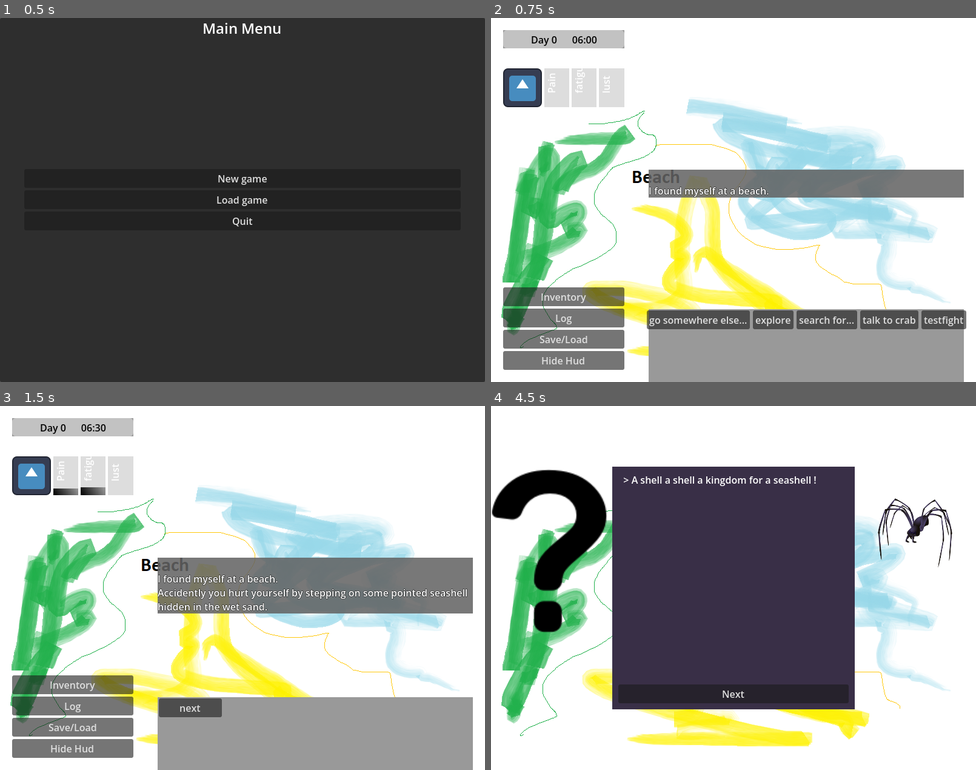
Above: before the commit, frames 1-4 (two rows, left to right).
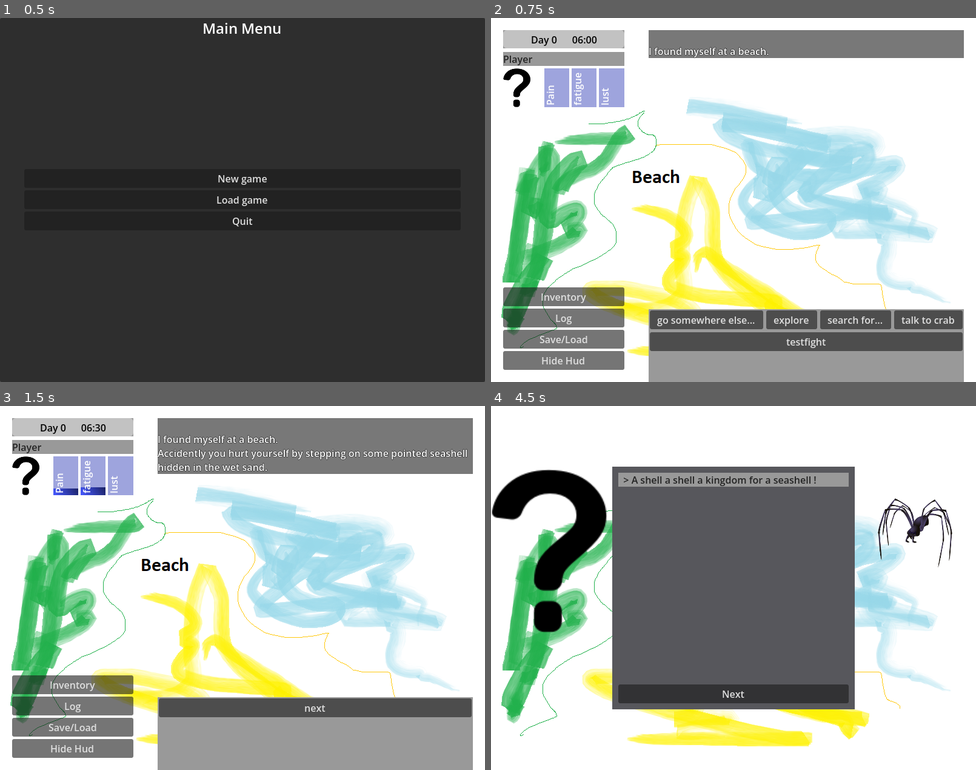
Above: after the commit, the same moments.

Repository: jackdarker/Octopant
Game: Godot game, scene res://ui/Loadingscreen.tscn
Two runs of this game, one before a commit and one after it. Both use one fixed random seed, a clock stepped at 60 frames per second and the inputs below. The engine's default icon, where the game draws it, is replaced by a stand-in: a white triangle on a blue panel in a dark square.
Inputs:
- Up to frame 1 (0.5 s): no input
- Up to frame 2 (0.75 s): click "New game" at 0.5 s
- Up to frame 3 (1.5 s): click "explore" at 1.25 s
- Up to frame 4 (4.5 s): click "next" at 2 s; click "search for..." at 2.75 s; click "back" at 3.5 s; click "talk to crab" at 4.25 s

Frame 1 is identical in both runs. In frame 2, 17% of the frame differs, in the area x 2-98%, y 3-92%; in frame 3, 25%; in frame 4, 31%, in the area x 25-75%, y 16-84%.

Commit message:
combat

Diff:
--- a/game/character/character.gd
+++ b/game/character/character.gd
@@ -2,14 +2,20 @@
 
 var location:String = ""
 var faction:String = ""
-var uniqueID:int = -1
-var ID:String = "Unknown"
+var uniqueID:String = ""		#name on screen like crab #5
+var ID:String = "Unknown":		# just crab
+	set(value):
+		if(ID!=value && value!=""):
+			uniqueID=value
+			ID=value
+
 var status:StatusList
 var effects:EffectsList
 var inventory:Inventory
 var outfit:Outfit
 var skills:Inventory
-var combatAI = null	#controlled by player if this is null
+var combatAI = null		#controlled by player if this is null
+var despawn:bool=false	#this was spawned in combat and should despawn
 
 func _init():
 	inventory=Inventory.new()
@@ -26,7 +32,12 @@
 	skills.addItem(GlobalRegistry.createSkill("Skill_Punch"))
 
 func getName()->String:
-	return (ID)
+	return (uniqueID)
+
+#override this !
+func getBustImage()->String:
+	return "res://assets/images/icons/ic_unknown.svg"
+
 
 func getStat(key)->Status:
 	return status.getItemByID(key)
@@ -47,15 +58,21 @@
 
 func loadData(data):
 	location=data["location"]
+	ID=data["id"]
+	uniqueID=data["uid"]
 	inventory.loadData(data["inv"])
 	outfit.loadData(data["outfit"])
-	status.loadData((data["status"]))
+	status.loadData(data["status"])
+	effects.loadData(data["effects"])
 
 func saveData()->Variant:
 	var data ={
+		"id":ID,
+		"uid":uniqueID,
 		"location":location,
 		"inv":inventory.saveData(),
 		"outfit":outfit.saveData(),
-		"status":status.saveData()
+		"status":status.saveData(),
+		"effects":effects.saveData(),
 	}
 	return(data)
--- a/game/character/player.gd
+++ b/game/character/player.gd
@@ -4,6 +4,7 @@
 func _init():
 	super()
 	self.ID="Player"
+	self.skills.addItem(GlobalRegistry.createSkill("Skill_Slash"))
 
 func post_sleep():
 	getStat(StatEnum.Pain).modify(-99999)
--- a/game/combat/combat_setup.gd
+++ b/game/combat/combat_setup.gd
@@ -7,5 +7,27 @@
 var playerParty:Array[Character]=[]
 var enemyParty:Array[Character]=[]
 
-var onStart:Callable = func():{}
-var onMoveSelect:Callable = func():{}
+var onStart:Callable = func():pass			#hook to display battle intro
+var onMoveSelect:Callable = func():pass
+var onVictory:Callable = defaultVictory			#hook to display battle outro
+var onDefeat:Callable = defaultDefeat			#hook to display battle outro
+var onSubmit:Callable = defaultDefeat			#hook to display battle outro
+var onFlee:Callable = defaultFlee			#hook to display battle outro
+
+static func defaultVictory(scene:CombatScene):
+	Global.hud.clearOutput()
+	Global.hud.clearInput()
+	Global.hud.say("You have won this fight")	#todo fetchloot
+	Global.hud.addButton("Next","",func():Global.main.removeScene(scene))
+
+static func defaultDefeat(scene:CombatScene):
+	Global.hud.clearOutput()
+	Global.hud.clearInput()
+	Global.hud.say("You lost")
+	Global.hud.addButton("Next","",func():Global.main.removeScene(scene))
+
+static func defaultFlee(scene:CombatScene):
+	Global.hud.clearOutput()
+	Global.hud.clearInput()
+	Global.hud.say("You succesfully escaped.")
+	Global.hud.addButton("Next","",func():Global.main.removeScene(scene))
--- a/game/main_scene.tscn
+++ b/game/main_scene.tscn
@@ -19,7 +19,6 @@
 
 [node name="TooltipSystem" parent="." instance=ExtResource("3_yrdys")]
 layer = 2
-visible = false
 
 [node name="WndPause" parent="." instance=ExtResource("3_w8ko4")]
 visible = false
--- a/game/status/effect.gd
+++ b/game/status/effect.gd
@@ -16,7 +16,7 @@
 var timeLast:int = 0	#the last time the effect was executed again
 var timeDelta:int = 0	#incremental count of seconds since timeLast
 
-var duration:int = 60*60	#after this time remove the effect
+var duration:int = 60*60	#after this time remove the effect; in turn for combat else in s
 
 #override this !
 func _init():
--- a/modules/default/character/mob_crab.gd
+++ b/modules/default/character/mob_crab.gd
@@ -4,3 +4,6 @@
 func _init():
 	super()
 	self.ID="Crab"
+
+func getBustImage()->String:
+	return("res://assets/images/chars/spider1.svg")
--- /dev/null
+++ b/modules/default/effect/eff_bleed.gd
@@ -0,0 +1,36 @@
+extends Effect
+
+func _init():
+	ID="eff_bleed"
+	duration=3
+
+# combat-only effects are removed post-combat
+func isCombatOnly()->bool:
+	return true
+
+func processCombatTurn(_contex = {}):
+	@warning_ignore("integer_division")
+	character.status.getItemByID(StatEnum.Pain).modify(5)
+	timeLast=timeDelta+timeLast
+	duration-=1
+	changed.emit(ID)
+
+	if duration<=0:
+		destroyMe()
+
+func onFightStart(_contex = {}):
+	pass
+
+func onFightEnd(_contex = {}):
+	destroyMe()
+
+
+func onApply():
+	changed.emit(ID)
+
+func combine(_newEffect:Effect)->Effect:
+	self.duration+=_newEffect.duration
+	return self
+
+func getDescription()->String:
+	return("bleeding for "+str(duration)+" turns")
--- /dev/null
+++ b/modules/default/skill/skill_slash.gd
@@ -0,0 +1,21 @@
+extends Skill
+
+func _init():
+	super()
+	ID="Skill_Slash"
+
+func getName()->String:
+	return "Slash"
+
+func getDescription()->String:
+	return "Cut them with your weapon."
+
+func canUseInCombat()->bool:
+	return true
+
+func applyAction(_action:String,_target:Character):
+	var _res=Result.create(true,"")
+	_target.getStat(StatEnum.Pain).modify(15)
+	GlobalRegistry.createEffect("eff_bleed").applyTo(_target)
+	_res.Msg=user.getName() +" hits " + _target.getName()
+	Global.hud.say(_res.Msg)
--- a/theme.tres
+++ b/theme.tres
@@ -1,7 +1,16 @@
-[gd_resource type="Theme" load_steps=2 format=3 uid="uid://tpolvb2u4itl"]
+[gd_resource type="Theme" load_steps=4 format=3 uid="uid://tpolvb2u4itl"]
 
 [sub_resource type="StyleBoxFlat" id="StyleBoxFlat_otacr"]
-bg_color = Color(0.22195637, 0.18454027, 0.2778039, 1)
+bg_color = Color(0.3400212, 0.34289083, 0.36267138, 1)
+
+[sub_resource type="StyleBoxFlat" id="StyleBoxFlat_e1x85"]
+bg_color = Color(0.30692264, 0.3069227, 0.30692258, 1)
+
+[sub_resource type="StyleBoxFlat" id="StyleBoxFlat_wvktn"]
 
 [resource]
+Label/colors/font_color = Color(1, 1, 1, 1)
 Panel/styles/panel = SubResource("StyleBoxFlat_otacr")
+PanelContainer/styles/panel = SubResource("StyleBoxFlat_e1x85")
+RichTextLabel/colors/default_color = Color(0.13319641, 0.13319641, 0.13319638, 1)
+RichTextLabel/styles/normal = SubResource("StyleBoxFlat_wvktn")
--- a/ui/bar_stat.tscn
+++ b/ui/bar_stat.tscn
@@ -13,6 +13,7 @@
 fill_to = Vector2(1, 1)
 
 [sub_resource type="Gradient" id="Gradient_rbyyf"]
+colors = PackedColorArray(1, 1, 1, 1, 0, 0, 0, 1)
 
 [sub_resource type="GradientTexture2D" id="GradientTexture2D_3h3vf"]
 gradient = SubResource("Gradient_rbyyf")
@@ -21,12 +22,13 @@
 fill_from = Vector2(0, 1)
 
 [node name="barPain" type="TextureProgressBar"]
+self_modulate = Color(0.27450982, 0.34509805, 1, 1)
 offset_right = 20.0
 offset_bottom = 116.0
 size_flags_horizontal = 0
 size_flags_vertical = 0
 theme = ExtResource("1_hytq8")
-value = 20.0
+value = 80.0
 fill_mode = 3
 nine_patch_stretch = true
 texture_under = SubResource("GradientTexture2D_nx3wa")
@@ -38,8 +40,11 @@
 anchors_preset = 2
 anchor_top = 1.0
 anchor_bottom = 1.0
-offset_top = -23.0
-offset_right = 34.0
+offset_left = -2.0
+offset_top = -3.0
+offset_right = 32.0
+offset_bottom = 20.0
 grow_vertical = 0
 rotation = -1.5707964
+theme = ExtResource("1_hytq8")
 text = "Pain"
--- a/ui/character_hud.gd
+++ b/ui/character_hud.gd
@@ -5,11 +5,17 @@
 @onready var lust_bar=$HBoxContainer/barLust
 @onready var listEffects=$listEffects
 
+var characterName:String="unknown":
+	set(value):
+		characterName=value
+		%lbl_name.text=value
+
 func _ready() -> void:
 	fatigue_bar.text="fatigue"
 	lust_bar.text="lust"
 
 func on_stat_update(who:Character):
+	on_bust_update(who)
 	var _n=who.getStat("pain")
 	pain_bar.max_value=_n.ul
 	pain_bar.value=_n.value
@@ -26,3 +32,13 @@
 		listEffects.addOrReplaceItem(_item)
 	else:
 		listEffects.removeItem(effectID)
+
+# call this once after creating the widget
+func on_effect_update_all(who:Character):
+	Util.delete_children(listEffects)
+	for _item in who.effects.getItems():
+		listEffects.addOrReplaceItem(_item)
+
+func on_bust_update(who:Character):
+	characterName=who.getName()
+	%icon.texture_normal=load(who.getBustImage())
--- a/ui/character_hud.tscn
+++ b/ui/character_hud.tscn
@@ -1,7 +1,8 @@
-[gd_scene load_steps=5 format=3 uid="uid://sfxsabvmelqu"]
+[gd_scene load_steps=6 format=3 uid="uid://sfxsabvmelqu"]
 
 [ext_resource type="Texture2D" uid="uid://bfsnd42fd1rpm" path="res://icon.svg" id="1_lqq4a"]
 [ext_resource type="Script" uid="uid://bxem32xyqmvdq" path="res://ui/character_hud.gd" id="1_usxaa"]
+[ext_resource type="Theme" uid="uid://tpolvb2u4itl" path="res://theme.tres" id="2_mhkh6"]
 [ext_resource type="PackedScene" uid="uid://cdl8clus04ra4" path="res://ui/bar_stat.tscn" id="3_3h3vf"]
 [ext_resource type="PackedScene" uid="uid://b7n4ylquto1qx" path="res://ui/ui_effects_list.tscn" id="4_3h3vf"]
 
@@ -11,7 +12,9 @@
 script = ExtResource("1_usxaa")
 
 [node name="lbl_name" type="RichTextLabel" parent="."]
+unique_name_in_owner = true
 layout_mode = 2
+theme = ExtResource("2_mhkh6")
 bbcode_enabled = true
 text = "My NameMy "
 fit_content = true
@@ -21,6 +24,7 @@
 layout_mode = 2
 
 [node name="icon" type="TextureButton" parent="HBoxContainer"]
+unique_name_in_owner = true
 custom_minimum_size = Vector2(64, 64)
 layout_mode = 2
 texture_normal = ExtResource("1_lqq4a")
--- a/ui/combat_scene.gd
+++ b/ui/combat_scene.gd
@@ -2,11 +2,12 @@
 
 # this scene implements some turnbased combat logic
 # - call setup to define combatants and arena settings
+#   also define what happens afterward ("on...()"
 # - runScene
 # - wait for the finished signal
 # - depending on the outcome switch scene
 
-signal fight_ended(outcome)
+
 signal fight_next
 
 var scene_charWidget = preload("res://ui/character_hud.tscn")
@@ -17,6 +18,8 @@
 var enemyParty:Array[Character]=[]
 var turnStack:Array=[]
 var turnCount:int=0
+var playerFleeing:bool
+var playerSubmitting:bool
 var actor:Character
 var target:Character
 var skill:Skill
@@ -48,16 +51,22 @@
 		execSkill()
 	elif(next_state==STATE.battleEnd):
 		battleEnd()
+	else:
+		assert(false,str(next_state))
 
 func setupScene(_combatSetup:CombatSetup):
 	combatSetup=_combatSetup
 	turnCount=0
+	playerFleeing=false
+	playerSubmitting=false
 	playerParty=combatSetup.playerParty.duplicate()
 	enemyParty=combatSetup.enemyParty.duplicate()
 	Global.hud.hudMode = Hud.HUDMODE.Combat
 	next_state=STATE.battleInit
 
 func battleInit():
+	Global.hud.clearOutput()
+	Global.hud.clearInput()
 	var _allChars=playerParty+enemyParty
 	#trigger Effect.onFightStart
 	for _char:Character in _allChars:
@@ -68,19 +77,29 @@
 
 func battleEnd():
 	var _allChars=playerParty+enemyParty
-	#trigger Effect.onFightEnd
-	for _char:Character in _allChars:
+	for _char:Character in _allChars:		#trigger Effect.onFightEnd
 		var _effs = _char.effects.getItems()
 		for _eff in _effs:
 			_eff.onFightEnd()
-	Global.main.removeScene(self)	#TODO
-
+	Global.hud.hudMode=Hud.HUDMODE.Explore
+	if(playerFleeing==true):
+		combatSetup.onFlee.call(self)
+	elif(playerSubmitting==true):
+		combatSetup.onSubmit.call(self);
+	elif(isPartyDefeated(enemyParty)):
+		combatSetup.onVictory.call(self);
+	elif(isPartyDefeated(playerParty)):
+		combatSetup.onDefeat.call()
 
 func preTurn():
 	turnCount+=1
+	var _allChars=playerParty+enemyParty
 	#remove knockedout spawned chars
 
-	#trigger Effect.processCombatTurn
+	for _char:Character in _allChars:		#trigger Effect.processCombatTurn
+		var _effs = _char.effects.getItems()
+		for _eff in _effs:
+			_eff.processCombatTurn()
 
 	_calcTurnOrder()
 	_createEnemyWidgets()
@@ -90,9 +109,7 @@
 func checkDefeat():
 	#handle player fleeing
 	#is any party down?
-	if(isPartyDefeated(enemyParty)):
-		next_state=STATE.battleEnd
-	elif(isPartyDefeated(playerParty)):
+	if(isPartyDefeated(enemyParty) || isPartyDefeated(playerParty)):
 		next_state=STATE.battleEnd
 	else:
 		next_state=STATE.selectActor
@@ -162,10 +179,39 @@
 	turnStack=playerParty+enemyParty
 
 func _createEnemyWidgets():
-	var widget =scene_charWidget.instantiate()
 	#this creates/removes widgets depending on the parts-lists
-	Global.hud.enemyList.add_child()
-	pass
+	var i
+	var _actual=[]
+	var _actualI=[]
+	var _remove=[]
+
+	i=0
+	for _char in enemyParty:
+		_actual.push_back(_char.getName())
+		_actualI.push_back(i)
+		i+=1
+
+	for _widget in Global.hud.enemyList.get_children():
+		i=_actual.find(_widget.characterName)
+		if(i<0):
+			_remove.push_back(_widget)
+		else:
+			_actual.remove_at(i)
+			_actualI.remove_at(i)
+
+	for _char in _remove:
+		Global.hud.enemyList.remove_child(_char)
+
+	for _index in _actualI:
+		var _char=enemyParty[_index]
+		var widget =scene_charWidget.instantiate()
+		_char.status.registerSignalItemChanged(widget.on_stat_update.bind(_char).unbind(2),"pain")
+		_char.status.registerSignalItemChanged(widget.on_stat_update.bind(_char).unbind(2),"fatigue")
+		_char.status.registerSignalItemChanged(widget.on_stat_update.bind(_char).unbind(2),StatEnum.Lust)
+		_char.effects.registerSignalItemsChanged(func(ID):widget.on_effect_update(_char,ID))
+		widget.on_stat_update.call_deferred(_char)
+		Global.hud.enemyList.add_child(widget)
+
 
 func isPartyDefeated(party:Array[Character]):
 	for _char:Character in party:
--- a/ui/hud.gd
+++ b/ui/hud.gd
@@ -8,16 +8,16 @@
 @export var hudMode:HUDMODE=HUDMODE.Explore:
 	set(value):
 		if(value==HUDMODE.Combat):
-			enemyList.visible=true
+			enemyList.get_parent_control().visible=true
 		else:
 			Util.delete_children(enemyList)	#cleanup list after combat
-			enemyList.visible=false
+			enemyList.get_parent_control().visible=false
 		hudMode=value
 
 @onready var fullhud=$HBoxContainer
 @onready var bt_hud_off=$bt_hud_on
 @onready var ui_time=$HBoxContainer/LeftPanel/MarginContainer/VBoxContainer2/time_left
-@onready var buttons=$HBoxContainer/Panel/MarginContainer/VBoxContainer/Panel/MarginContainer/ButtonGrid
+@onready var buttons=$HBoxContainer/Panel/MarginContainer/VBoxContainer/Panel/MarginContainer/ScrollContainer/ButtonGrid
 @onready var msg=$HBoxContainer/Panel/MarginContainer/VBoxContainer/ScrollContainer/RichTextLabel
 @onready var playerHud=$HBoxContainer/LeftPanel/MarginContainer/VBoxContainer2/PlayerStatus
 @onready var enemyList=$HBoxContainer/Panel/MarginContainer/VBoxContainer/ScrollContainer2/HFlowContainer
--- a/ui/hud.tscn
+++ b/ui/hud.tscn
@@ -16,8 +16,22 @@
 
 [sub_resource type="StyleBoxFlat" id="StyleBoxFlat_546lt"]
 
+[sub_resource type="StyleBoxFlat" id="StyleBoxFlat_q43x7"]
+
+[sub_resource type="StyleBoxFlat" id="StyleBoxFlat_en2x2"]
+
+[sub_resource type="StyleBoxFlat" id="StyleBoxFlat_srpbi"]
+
+[sub_resource type="StyleBoxFlat" id="StyleBoxFlat_1v5rv"]
+bg_color = Color(0.73384637, 0.44077763, 0.9599053, 1)
+
 [sub_resource type="Theme" id="Theme_7ihmi"]
 Panel/styles/panel = SubResource("StyleBoxFlat_546lt")
+RichTextLabel/colors/default_color = Color(0.17641911, 0.17641908, 0.17641908, 1)
+RichTextLabel/styles/background = SubResource("StyleBoxFlat_q43x7")
+RichTextLabel/styles/fill = SubResource("StyleBoxFlat_en2x2")
+RichTextLabel/styles/focus = SubResource("StyleBoxFlat_srpbi")
+RichTextLabel/styles/normal = SubResource("StyleBoxFlat_1v5rv")
 
 [sub_resource type="Gradient" id="Gradient_276te"]
 offsets = PackedFloat32Array(0, 0.8933333)
@@ -234,6 +248,7 @@
 scroll_following = true
 
 [node name="Panel" type="Panel" parent="HBoxContainer/Panel/MarginContainer/VBoxContainer"]
+clip_contents = true
 custom_minimum_size = Vector2(0, 120)
 layout_mode = 2
 theme = SubResource("Theme_7ihmi")
@@ -250,83 +265,101 @@
 theme_override_constants/margin_right = 2
 theme_override_constants/margin_bottom = 2
 
-[node name="ButtonGrid" type="GridContainer" parent="HBoxContainer/Panel/MarginContainer/VBoxContainer/Panel/MarginContainer"]
-layout_mode = 2
+[node name="ScrollContainer" type="ScrollContainer" parent="HBoxContainer/Panel/MarginContainer/VBoxContainer/Panel/MarginContainer"]
+layout_mode = 2
+
+[node name="ButtonGrid" type="HFlowContainer" parent="HBoxContainer/Panel/MarginContainer/VBoxContainer/Panel/MarginContainer/ScrollContainer"]
+layout_mode = 2
+size_flags_horizontal = 3
 theme_override_constants/h_separation = 5
 theme_override_constants/v_separation = 5
-columns = 5
-
-[node name="Button 1" type="Button" parent="HBoxContainer/Panel/MarginContainer/VBoxContainer/Panel/MarginContainer/ButtonGrid"]
-layout_mode = 2
-size_flags_horizontal = 3
-text = "Button #1"
-
-[node name="Button 2" type="Button" parent="HBoxContainer/Panel/MarginContainer/VBoxContainer/Panel/MarginContainer/ButtonGrid"]
-layout_mode = 2
-size_flags_horizontal = 3
-text = "Button #1"
-
-[node name="Button 3" type="Button" parent="HBoxContainer/Panel/MarginContainer/VBoxContainer/Panel/MarginContainer/ButtonGrid"]
-layout_mode = 2
-size_flags_horizontal = 3
-text = "Button #1"
-
-[node name="Button 4" type="Button" parent="HBoxContainer/Panel/MarginContainer/VBoxContainer/Panel/MarginContainer/ButtonGrid"]
-layout_mode = 2
-size_flags_horizontal = 3
-text = "Button #1"
-
-[node name="Button 5" type="Button" parent="HBoxContainer/Panel/MarginContainer/VBoxContainer/Panel/MarginContainer/ButtonGrid"]
-layout_mode = 2
-size_flags_horizontal = 3
-text = "Button #1"
-
-[node name="Button 6" type="Button" parent="HBoxContainer/Panel/MarginContainer/VBoxContainer/Panel/MarginContainer/ButtonGrid"]
-layout_mode = 2
-size_flags_horizontal = 3
-text = "Button #1"
-
-[node name="Button 7" type="Button" parent="HBoxContainer/Panel/MarginContainer/VBoxContainer/Panel/MarginContainer/ButtonGrid"]
-layout_mode = 2
-size_flags_horizontal = 3
-text = "Button #1"
-
-[node name="Button 8" type="Button" parent="HBoxContainer/Panel/MarginContainer/VBoxContainer/Panel/MarginContainer/ButtonGrid"]
-layout_mode = 2
-size_flags_horizontal = 3
-text = "Button #1"
-
-[node name="Button 9" type="Button" parent="HBoxContainer/Panel/MarginContainer/VBoxContainer/Panel/MarginContainer/ButtonGrid"]
-layout_mode = 2
-size_flags_horizontal = 3
-text = "Button #1"
-
-[node name="Button 10" type="Button" parent="HBoxContainer/Panel/MarginContainer/VBoxContainer/Panel/MarginContainer/ButtonGrid"]
-layout_mode = 2
-size_flags_horizontal = 3
-text = "Button #1"
-
-[node name="Button 11" type="Button" parent="HBoxContainer/Panel/MarginContainer/VBoxContainer/Panel/MarginContainer/ButtonGrid"]
-layout_mode = 2
-size_flags_horizontal = 3
-text = "Button #1"
-
-[node name="Button 12" type="Button" parent="HBoxContainer/Panel/MarginContainer/VBoxContainer/Panel/MarginContainer/ButtonGrid"]
-layout_mode = 2
-size_flags_horizontal = 3
-text = "Button #1"
-
-[node name="Button 13" type="Button" parent="HBoxContainer/Panel/MarginContainer/VBoxContainer/Panel/MarginContainer/ButtonGrid"]
-layout_mode = 2
-size_flags_horizontal = 3
-text = "Button #1"
-
-[node name="Button 14" type="Button" parent="HBoxContainer/Panel/MarginContainer/VBoxContainer/Panel/MarginContainer/ButtonGrid"]
-layout_mode = 2
-size_flags_horizontal = 3
-text = "Button #1"
-
-[node name="Button 15" type="Button" parent="HBoxContainer/Panel/MarginContainer/VBoxContainer/Panel/MarginContainer/ButtonGrid"]
+
+[node name="Button 1" type="Button" parent="HBoxContainer/Panel/MarginContainer/VBoxContainer/Panel/MarginContainer/ScrollContainer/ButtonGrid"]
+custom_minimum_size = Vector2(60, 0)
+layout_mode = 2
+size_flags_horizontal = 3
+text = "Button #1 super logn text"
+
+[node name="Button 2" type="Button" parent="HBoxContainer/Panel/MarginContainer/VBoxContainer/Panel/MarginContainer/ScrollContainer/ButtonGrid"]
+custom_minimum_size = Vector2(60, 0)
+layout_mode = 2
+size_flags_horizontal = 3
+text = "Button #1"
+
+[node name="Button 3" type="Button" parent="HBoxContainer/Panel/MarginContainer/VBoxContainer/Panel/MarginContainer/ScrollContainer/ButtonGrid"]
+custom_minimum_size = Vector2(60, 0)
+layout_mode = 2
+size_flags_horizontal = 3
+text = "Button #1"
+
+[node name="Button 4" type="Button" parent="HBoxContainer/Panel/MarginContainer/VBoxContainer/Panel/MarginContainer/ScrollContainer/ButtonGrid"]
+custom_minimum_size = Vector2(60, 0)
+layout_mode = 2
+size_flags_horizontal = 3
+text = "Button #1"
+
+[node name="Button 5" type="Button" parent="HBoxContainer/Panel/MarginContainer/VBoxContainer/Panel/MarginContainer/ScrollContainer/ButtonGrid"]
+custom_minimum_size = Vector2(60, 0)
+layout_mode = 2
+size_flags_horizontal = 3
+text = "Button #1"
+
+[node name="Button 6" type="Button" parent="HBoxContainer/Panel/MarginContainer/VBoxContainer/Panel/MarginContainer/ScrollContainer/ButtonGrid"]
+custom_minimum_size = Vector2(60, 0)
+layout_mode = 2
+size_flags_horizontal = 3
+text = "Button #1is also very long"
+
+[node name="Button 7" type="Button" parent="HBoxContainer/Panel/MarginContainer/VBoxContainer/Panel/MarginContainer/ScrollContainer/ButtonGrid"]
+custom_minimum_size = Vector2(60, 0)
+layout_mode = 2
+size_flags_horizontal = 3
+text = "Button#1ff"
+
+[node name="Button 8" type="Button" parent="HBoxContainer/Panel/MarginContainer/VBoxContainer/Panel/MarginContainer/ScrollContainer/ButtonGrid"]
+custom_minimum_size = Vector2(60, 0)
+layout_mode = 2
+size_flags_horizontal = 3
+text = "Button #1"
+
+[node name="Button 9" type="Button" parent="HBoxContainer/Panel/MarginContainer/VBoxContainer/Panel/MarginContainer/ScrollContainer/ButtonGrid"]
+custom_minimum_size = Vector2(60, 0)
+layout_mode = 2
+size_flags_horizontal = 3
+text = "Button #1"
+
+[node name="Button 10" type="Button" parent="HBoxContainer/Panel/MarginContainer/VBoxContainer/Panel/MarginContainer/ScrollContainer/ButtonGrid"]
+custom_minimum_size = Vector2(60, 0)
+layout_mode = 2
+size_flags_horizontal = 3
+text = "Button #1"
+
+[node name="Button 11" type="Button" parent="HBoxContainer/Panel/MarginContainer/VBoxContainer/Panel/MarginContainer/ScrollContainer/ButtonGrid"]
+custom_minimum_size = Vector2(60, 0)
+layout_mode = 2
+size_flags_horizontal = 3
+text = "Button #1"
+
+[node name="Button 12" type="Button" parent="HBoxContainer/Panel/MarginContainer/VBoxContainer/Panel/MarginContainer/ScrollContainer/ButtonGrid"]
+custom_minimum_size = Vector2(60, 0)
+layout_mode = 2
+size_flags_horizontal = 3
+text = "Button #1"
+
+[node name="Button 13" type="Button" parent="HBoxContainer/Panel/MarginContainer/VBoxContainer/Panel/MarginContainer/ScrollContainer/ButtonGrid"]
+custom_minimum_size = Vector2(60, 0)
+layout_mode = 2
+size_flags_horizontal = 3
+text = "Button #1"
+
+[node name="Button 14" type="Button" parent="HBoxContainer/Panel/MarginContainer/VBoxContainer/Panel/MarginContainer/ScrollContainer/ButtonGrid"]
+custom_minimum_size = Vector2(60, 0)
+layout_mode = 2
+size_flags_horizontal = 3
+text = "Button #1"
+
+[node name="Button 15" type="Button" parent="HBoxContainer/Panel/MarginContainer/VBoxContainer/Panel/MarginContainer/ScrollContainer/ButtonGrid"]
+custom_minimum_size = Vector2(60, 0)
 layout_mode = 2
 size_flags_horizontal = 3
 text = "Button #1"
@@ -349,4 +382,4 @@
 [connection signal="pressed" from="HBoxContainer/LeftPanel/MarginContainer/VBoxContainer2/VBoxContainer3/btInventory" to="." method="_on_bt_inventory_pressed"]
 [connection signal="pressed" from="HBoxContainer/LeftPanel/MarginContainer/VBoxContainer2/VBoxContainer3/btMenu" to="." method="_on_bt_menu_pressed"]
 [connection signal="pressed" from="HBoxContainer/LeftPanel/MarginContainer/VBoxContainer2/VBoxContainer3/bt_hud_off" to="." method="_on_bt_hud_off_pressed"]
-[connection signal="pressed" from="HBoxContainer/Panel/MarginContainer/VBoxContainer/Panel/MarginContainer/ButtonGrid/Button 1" to="." method="_on_button_pressed"]
+[connection signal="pressed" from="HBoxContainer/Panel/MarginContainer/VBoxContainer/Panel/MarginContainer/ScrollContainer/ButtonGrid/Button 1" to="." method="_on_button_pressed"]
--- a/ui/tooltip_display.tscn
+++ b/ui/tooltip_display.tscn
@@ -42,9 +42,9 @@
 [node name="TooltipDisplay" type="PanelContainer"]
 custom_minimum_size = Vector2(250, 0)
 offset_right = 250.0
-offset_bottom = 89.0
+offset_bottom = 135.0
 pivot_offset = Vector2(0, 20)
-size_flags_vertical = 0
+theme = ExtResource("2_r80qv")
 script = ExtResource("1_01or2")
 
 [node name="Panel" type="MarginContainer" parent="."]
--- a/ui/tooltip_system.gd
+++ b/ui/tooltip_system.gd
@@ -1,12 +1,13 @@
 extends CanvasLayer
 
 # to make use of the tooltip you have to call showTooltip onMouseEnter
+# and hideTooltip onMouseLeave
 
 @onready var tooltip = $TooltipDisplay
 
 var nodeRef:WeakRef
 
-func _readyxx() -> void:
+func _ready() -> void:
 	resetTooltips()
 
 func showTooltip(theControl, title: String, text: String, _showBelow: bool = false, wideTooltip: bool = false):
--- a/ui/ui_effect_icon.gd
+++ b/ui/ui_effect_icon.gd
@@ -1,12 +1,16 @@
 class_name UI_EffectIcon extends Control
 
-var ID:String=""
+var ID:String:
+	get():
+		return data.getID()
 
+var data:Effect
 
 func setItem(item:Effect):
-	self.ID=item.getID()
+	data=item
 	setTexture(item.getIcon())
 	setColor(item.getIconColor())
+
 
 func setColor(newcolor):
 	self_modulate = newcolor
@@ -15,3 +19,8 @@
 	$TextureRect.texture = load(texture)
 
 #TODO tooltip; depends on .hidden
+func _on_mouse_entered() -> void:
+	Global.toolTip.showTooltip(self,data.getName(),data.getDescription())
+
+func _on_mouse_exited() -> void:
+	Global.toolTip.hideTooltip(self)
--- a/ui/ui_effect_icon.tscn
+++ b/ui/ui_effect_icon.tscn
@@ -16,3 +16,6 @@
 offset_bottom = 40.0
 texture = SubResource("PlaceholderTexture2D_4ji2b")
 expand_mode = 1
+
+[connection signal="mouse_entered" from="." to="." method="_on_mouse_entered"]
+[connection signal="mouse_exited" from="." to="." method="_on_mouse_exited"]
Not shown, added: modules/default/effect/eff_bleed.gd.uid
Not shown, added: modules/default/skill/skill_slash.gd.uid
Not shown: 1 places in ui/hud.tscn that only renumber resources
